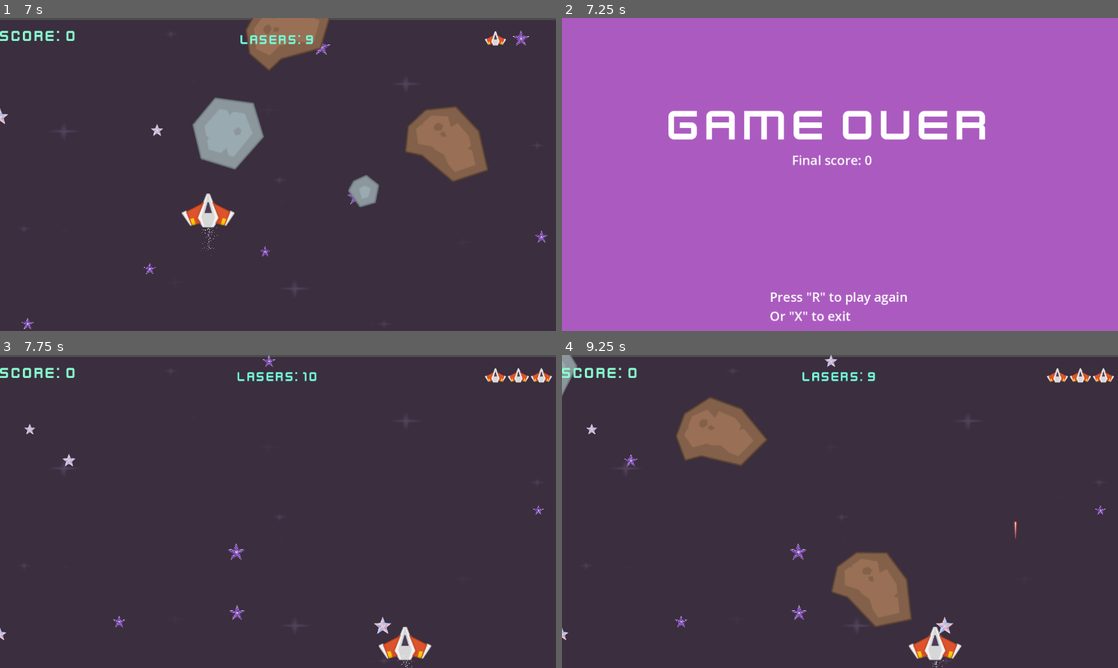
Above: before the commit, frames 1-4 (two rows, left to right).
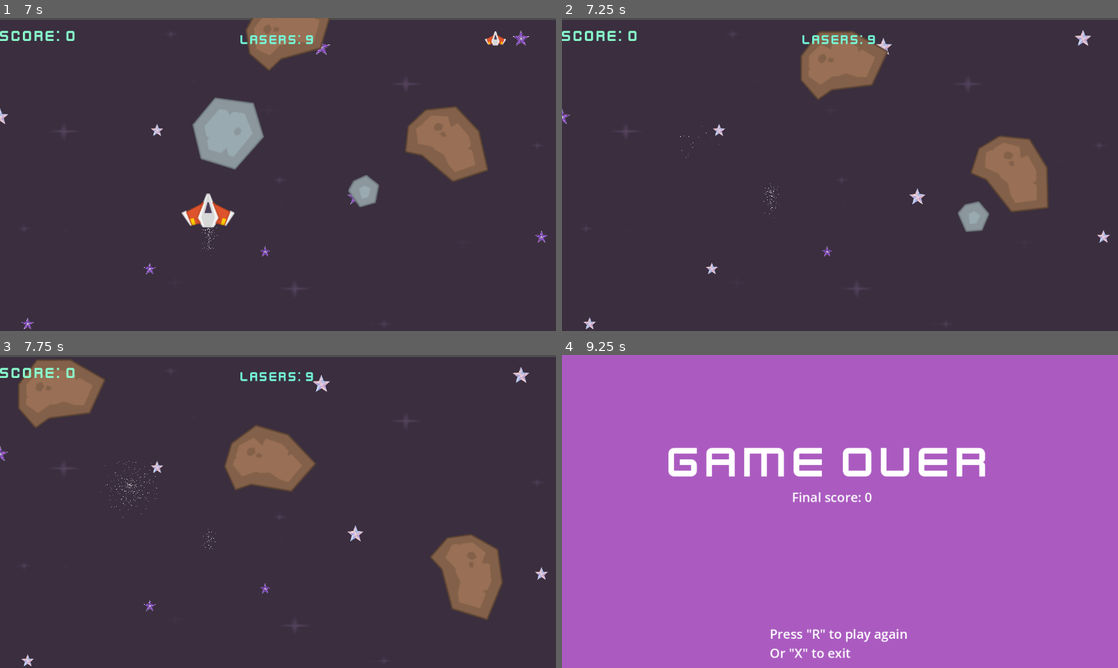
Above: after the commit, the same moments.

Repository: nonakarim/godot-space-shooter
Game: Godot game, scene res://Scenes/start.tscn
The game is run twice, just before and just after one commit, with the same random seed, the same clock (stepped at 60 frames per second) and the same inputs.
Inputs (mouse positions are in pixels of both pictures, inside the frame that each line leads up to):
- Up to frame 1 (7 s): tap Enter (Enter) at 0.5, 1.55, 3.05, 4.55, 6.05 s; move the mouse to (400, 158) at 0.52 s; hold Right (KeyRight) 0.53-1.28 s; hold Enter (Enter) 0.53-1.28 s; click (400, 158) at 0.67 s; tap R (Replay) at 0.8, 1.35, 2.3, 3.6, 5.3, 5.85, 6.8 s; move the mouse to (166, 190) at 1.27 s; hold Down (KeyDown) 1.28-2.03 s; click (166, 190) at 1.42 s; move the mouse to (333, 105) at 2.02 s; hold Right (KeyRight) 2.03-2.78 s; hold Enter (Enter) 2.03-2.78 s; click (333, 105) at 2.17 s; move the mouse to (250, 237) at 2.77 s; hold Up (KeyUp) 2.78-3.53 s; tap O (Original) at 2.85 s; click (250, 237) at 2.92 s; move the mouse to (444, 221) at 3.52 s; hold Left (KeyLeft) 3.53-5.03 s; click (444, 221) at 3.67 s; move the mouse to (111, 127) at 4.27 s; tap Space (Shoot) at 4.35 s; click (111, 127) at 4.42 s; move the mouse to (305, 174) at 5.02 s; hold Down (KeyDown) 5.03-5.78 s; hold Enter (Enter) 5.03-5.78 s; click (305, 174) at 5.17 s; move the mouse to (194, 96) at 5.77 s; hold Right (KeyRight) 5.78-6.53 s; click (194, 96) at 5.92 s; move the mouse to (400, 158) at 6.52 s; hold Up (KeyUp) from 6.53 s (still down); hold Enter (Enter) from 6.53 s (still down); click (400, 158) at 6.67 s
- Up to frame 2 (7.25 s): keep holding Up (KeyUp); keep holding Enter (Enter)
- Up to frame 3 (7.75 s): tap R (Replay) at 7.25 s; move the mouse to (166, 527) at 7.27 s; release Up (KeyUp) at 7.28 s; release Enter (Enter) at 7.28 s; hold Right (KeyRight) from 7.28 s (still down); tap O (Original) at 7.35 s; click (166, 527) at 7.42 s; tap Enter (Enter) at 7.55 s
- Up to frame 4 (9.25 s): move the mouse to (895, 442) at 8.02 s; release Right (KeyRight) at 8.03 s; hold Down (KeyDown) 8.03-8.78 s; tap R (Replay) at 8.1 s; click (895, 442) at 8.17 s; move the mouse to (812, 574) at 8.77 s; hold Left (KeyLeft) from 8.78 s (still down); tap Space (Shoot) at 8.85 s; click (812, 574) at 8.92 s; tap Enter (Enter) at 9.05 s

Frame 1 is identical in both runs. In frame 2, 100% of the frame differs, in the area x 0-100%, y 0-100%; in frame 3, 9.1%; in frame 4, 100%.

Commit message:
Add Particles when lose

Diff:
--- a/Global/global.gd
+++ b/Global/global.gd
@@ -2,3 +2,4 @@
 
 var score = 0
 var laserCount : int = 10
+var health : int = 3
--- a/Scenes/Particles.tscn
+++ /dev/null
@@ -1,21 +0,0 @@
-[gd_scene load_steps=4 format=3 uid="uid://cjdbeb8bmkx72"]
-
-[ext_resource type="Script" uid="uid://dsbcnobjw17uh" path="res://gpu_particles_2d.gd" id="1_5ehqd"]
-
-[sub_resource type="CanvasTexture" id="CanvasTexture_m07cm"]
-
-[sub_resource type="ParticleProcessMaterial" id="ParticleProcessMaterial_gi0sb"]
-particle_flag_disable_z = true
-emission_shape = 1
-emission_sphere_radius = 128.0
-gravity = Vector3(0, 98, 0)
-
-[node name="Node2D" type="Node2D"]
-
-[node name="GPUParticles2D" type="GPUParticles2D" parent="."]
-emitting = false
-amount = 50
-texture = SubResource("CanvasTexture_m07cm")
-one_shot = true
-process_material = SubResource("ParticleProcessMaterial_gi0sb")
-script = ExtResource("1_5ehqd")
--- a/Scenes/player.tscn
+++ b/Scenes/player.tscn
@@ -10,6 +10,14 @@
 particle_flag_disable_z = true
 emission_shape = 1
 emission_sphere_radius = 21.83
+gravity = Vector3(0, 98, 0)
+
+[sub_resource type="CanvasTexture" id="CanvasTexture_6t5aa"]
+
+[sub_resource type="ParticleProcessMaterial" id="ParticleProcessMaterial_vgqql"]
+particle_flag_disable_z = true
+emission_shape = 1
+emission_sphere_radius = 74.15
 gravity = Vector3(0, 98, 0)
 
 [node name="Player" type="CharacterBody2D"]
@@ -44,4 +52,10 @@
 local_coords = true
 process_material = SubResource("ParticleProcessMaterial_fkybt")
 
+[node name="GPUParticles2D2" type="GPUParticles2D" parent="."]
+emitting = false
+amount = 500
+texture = SubResource("CanvasTexture_6t5aa")
+process_material = SubResource("ParticleProcessMaterial_vgqql")
+
 [connection signal="timeout" from="LaserTimer" to="." method="_on_laser_timer_timeout"]
--- a/Scripts/game_over.gd
+++ b/Scripts/game_over.gd
@@ -3,6 +3,7 @@
 func _ready() -> void:
 	$Score.text += str(Global.score)
 	Global.laserCount = 10
+	Global.health = 3
 
 func _process(delta: float) -> void:
 	if Input.is_action_just_pressed("Replay"):
--- a/Scripts/level.gd
+++ b/Scripts/level.gd
@@ -1,6 +1,4 @@
 extends Node2D
-
-var health: int = 3
 
 var MeteorScene : PackedScene = load("res://Scenes/meteors.tscn")
 var LaserScene : PackedScene = load("res://Scenes/laser.tscn")
@@ -16,7 +14,7 @@
 
 
 	#set up health ui
-	get_tree().call_group("ui", "set_health", health)
+	get_tree().call_group("ui", "set_health", Global.health)
 
 	#stars
 	var size = get_viewport().get_visible_rect().size
@@ -46,10 +44,8 @@
 
 
 func _on_meteor_collision():
-	health -= 1
-	get_tree().call_group("ui", "set_health", health)
-	if health <= 0:
-		get_tree().change_scene_to_file("res://Scenes/Game over.tscn")
+	Global.health -= 1
+	get_tree().call_group("ui", "set_health", Global.health)
 
 
 func _on_player_laser(pos) -> void:
--- a/Scripts/player.gd
+++ b/Scripts/player.gd
@@ -2,6 +2,7 @@
 
 @export var speed: int = 500
 var can_shoot : bool = true
+var pos
 
 signal laser(pos)
 
@@ -13,6 +14,8 @@
 	var direction = Input.get_vector("KeyLeft","KeyRight","KeyUp","KeyDown")
 
 	velocity = direction * speed
+	if not Global.health <= 0:
+		pos = position
 
 	if Input.is_action_just_pressed("Original"):
 		position = Vector2(576, 650)
@@ -27,6 +30,15 @@
 	get_tree().call_group("ui", "set_laser_count", Global.laserCount)
 	move_and_slide()
 
+	if Global.laserCount == 0 or Global.health <= 0:
+		position = pos
+		$PlayerImage.visible = false
+		$GPUParticles2D2.local_coords = true
+		$GPUParticles2D.emitting = false
+		$GPUParticles2D2.emitting = true
+		await get_tree().create_timer(2.0).timeout
+		get_tree().change_scene_to_file("res://Scenes/Game over.tscn")
+
 
 func _on_laser_timer_timeout() -> void:
 	can_shoot = true;
Not shown: 1 places in Scenes/player.tscn that only renumber resources
